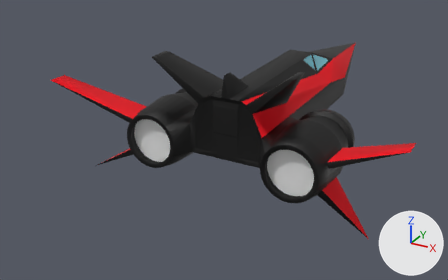
Two versions of the FBX model Content/Models/Blender/Ships/Raven-IX.fbx, one commit apart.
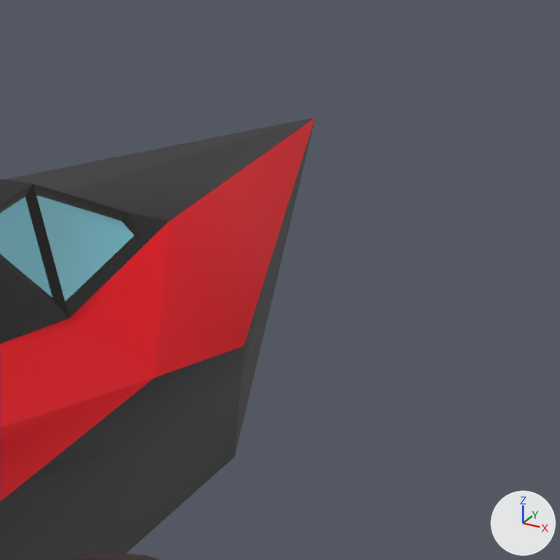
Old and new are each drawn whole from a 50 mm lens placed at (11.8, -31.21, 10.7), pointed at (-2.85, -4.57, -2.62) and again close up on the part from 69% to 88% of the width and 9% to 39% of the height. The lights are fixed; the arrows at lower right show +X, +Y and +Z. The last two pictures show the newer version. Where no turn or scale is listed for an object, it has been applied to the vertices.

The first close-up shows 'Raven IX Cockpit.003'.
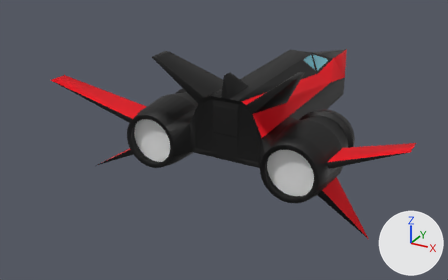
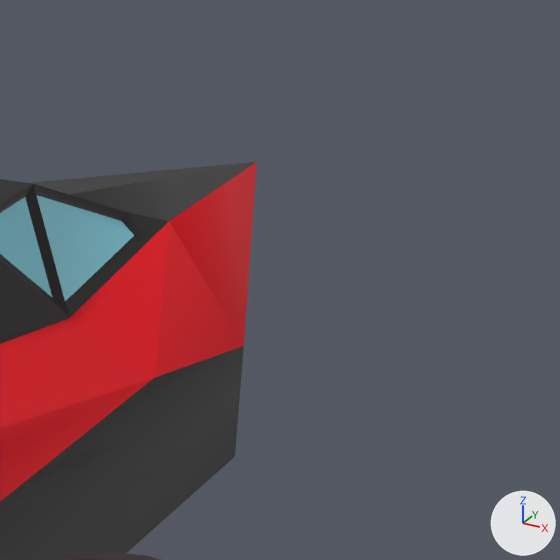
What changed in the scene script:
```text
Change me_cockpit_003:
    used by ob_raven_ix_cockpit_003; location = (0.0, 0.0, 0.0)
    remove me_cockpit_003.from_pydata(...)  # 713 vertices, 669 faces; spans x -8.1..8.1, y -11.4..8.4, z -2.6..3.3
    add me_cockpit_003.from_pydata(...)  # 713 vertices, 669 faces; spans x -8.1..8.1, y -11.4..6.4, z -2.6..3.3
    me_cockpit_003 part 1
    me_cockpit_003.vertices[2].co: (0.0, 8.4, 0.1) -> (0.0, 6.4, 0.1)  # pixel (315, 117) -> pixel (256, 161)
```

Location of each change, [x1, y1, x2, y2] in pixels of the close-ups (560 x 560 px; the box of a moved part takes in the faces that stretch with it):
'Raven IX Cockpit.003', reshaped
    before: [0, 117, 315, 560]
    after: [0, 162, 257, 560]
part 1 of me_cockpit_003, moved or reshaped
    before: [4, 117, 315, 454]
    after: [32, 162, 257, 345]
